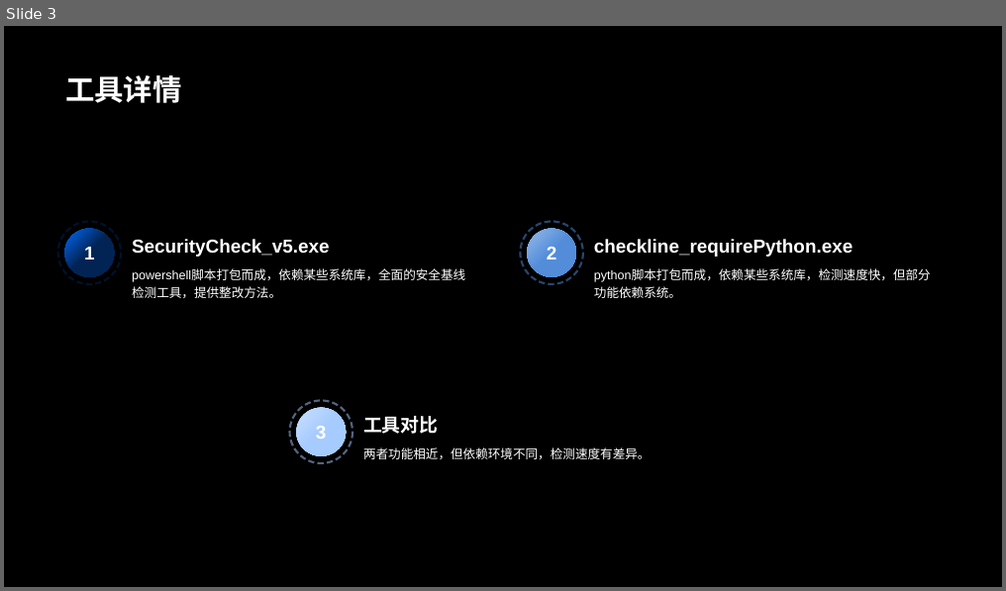
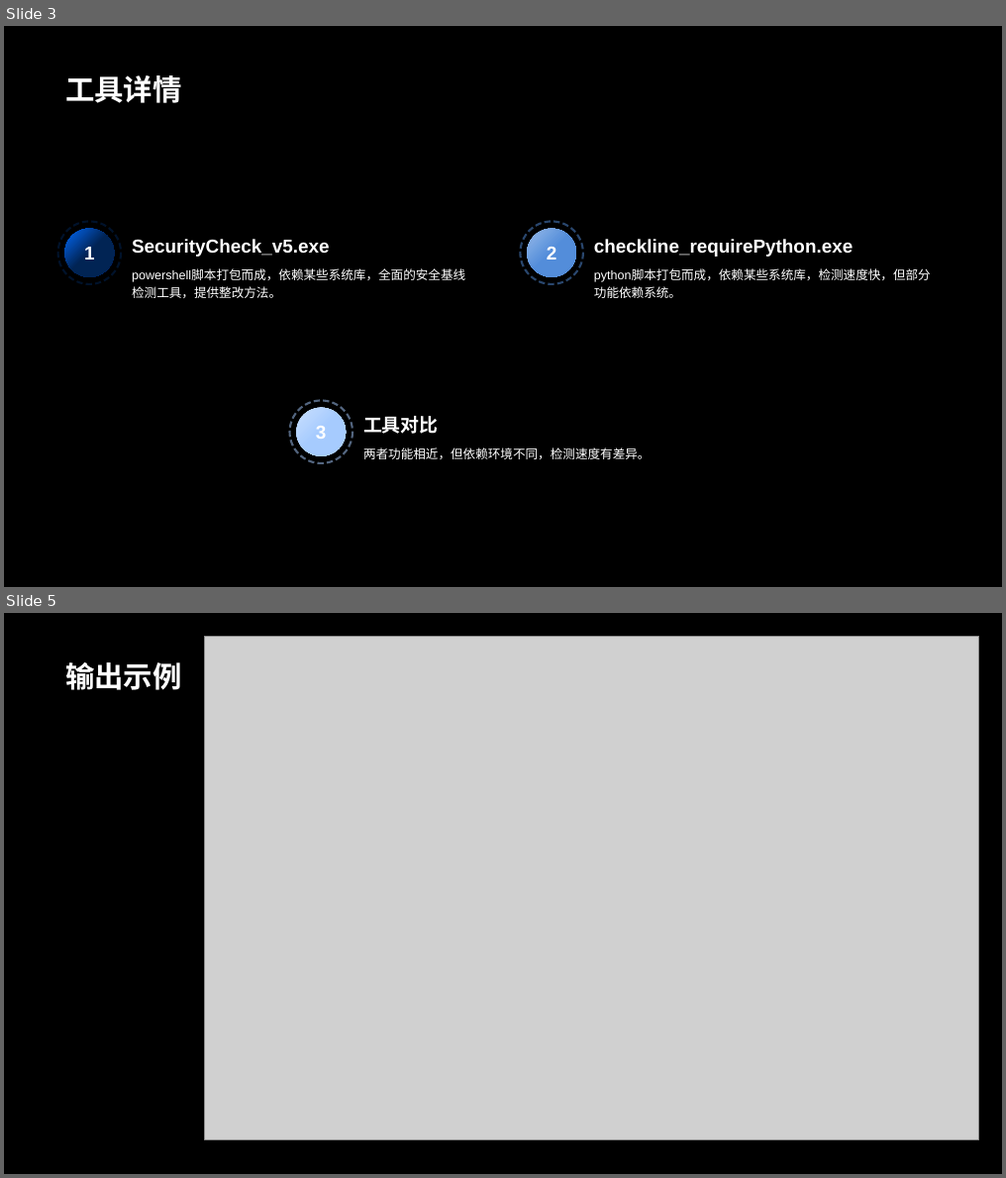
Before and after one commit to ferrarif1/STTools, a slide deck: BaseLineCheck/安全基线检查.pptx. Shown one above the other, each under a label of ours: slide 3 before the commit, slides 3 and 5 after it; the slides between them are not shown. The pictures are 1006x591 and 1006x1178 pixels, drawn with LibreOffice and Linux fonts; fonts in the diff are those of the drawing; grey boxes stand for pictures. Boxes give left, top, right and bottom in pixels: in the first picture for what was removed or moved away, otherwise in the second. Text is boxed around its words. In the diff, an @@ line names an element or a change of style, - is before the commit and + after.

```diff
--- a/BaseLineCheck/安全基线检查.pptx
+++ b/BaseLineCheck/安全基线检查.pptx
@@ slide 5 added at (4,613,1002,1174), background #000000 @@
@@ picture added at (205,636,979,1140) @@
@@ title added at (65,663,181,690), 28 pt, text #FFFFFF, bold @@
+输出示例
```
Also in this commit, not shown: 4 slides changed, 4 slides removed, 2 other files.
